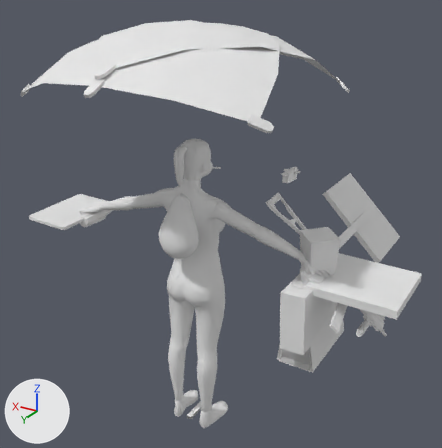
The COLLADA model objects3d/civilian5_western.dae, before and after one commit.
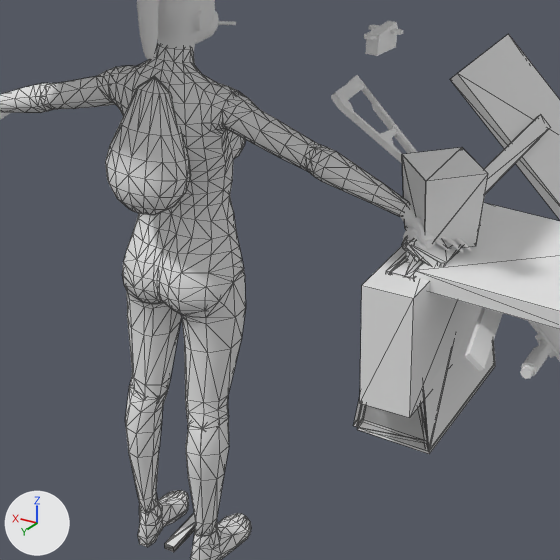
Each version is shown whole from a camera (50 mm lens) standing at (-23.9, 35.6, 36.1) and looking at (-1.3, -2.1, 17.3), then close up on the part from 25% to 85% of the width and 35% to 94% of the height. The lights are fixed; the arrows at lower left show +X, +Y and +Z. The close-ups show mesh edges as thin lines. Where no turn or scale is listed for an object, it has been applied to the vertices.

The first close-up shows 'Deco02', 'Handbag', 'Handbag02', 'Handbag03', 'Handbag07', 'LowLeg1', 'ProtestSign', 'UpArm1', 'UpBody', 'UpLeg1', 'UpLeg2', 'ak47'.
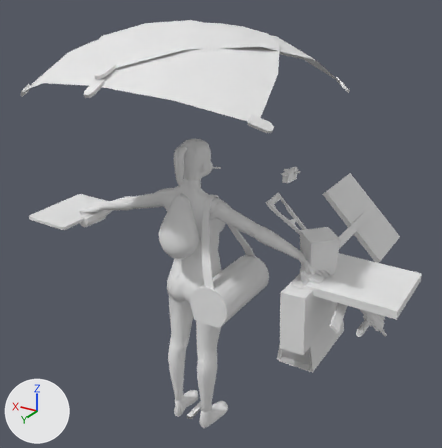
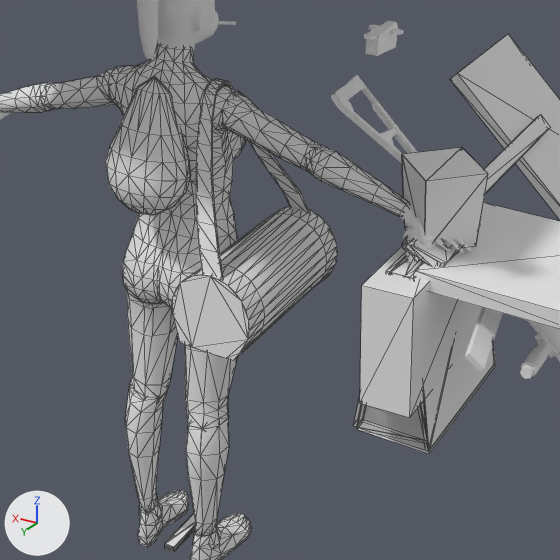
The change, as JSON lines over the scene's bpy script:
```json
{"op": "add", "block": "me_trolleymesh", "code": ["me_trolleymesh = bpy.data.meshes.new('trolleyMesh')", "me_trolleymesh.from_pydata(...)  # 188 vertices, 367 faces; spans x -1.56..1.79, y -6.57..0.08, z -1.34..7.28", "me_trolleymesh.materials.append(mat_02___default)  # its picture is missing"]}
{"op": "add", "block": "ob_trolley", "code": ["ob_trolley = bpy.data.objects.new('trolley', me_trolleymesh)", "ob_trolley.location = (-3.58, 3.51, 13.32)"]}
```

Location of each change, [x1, y1, x2, y2] in pixels of the close-ups (560 x 560 px):
```json
{"object": "trolley", "change": "added", "after": [172, 79, 338, 360]}
```
